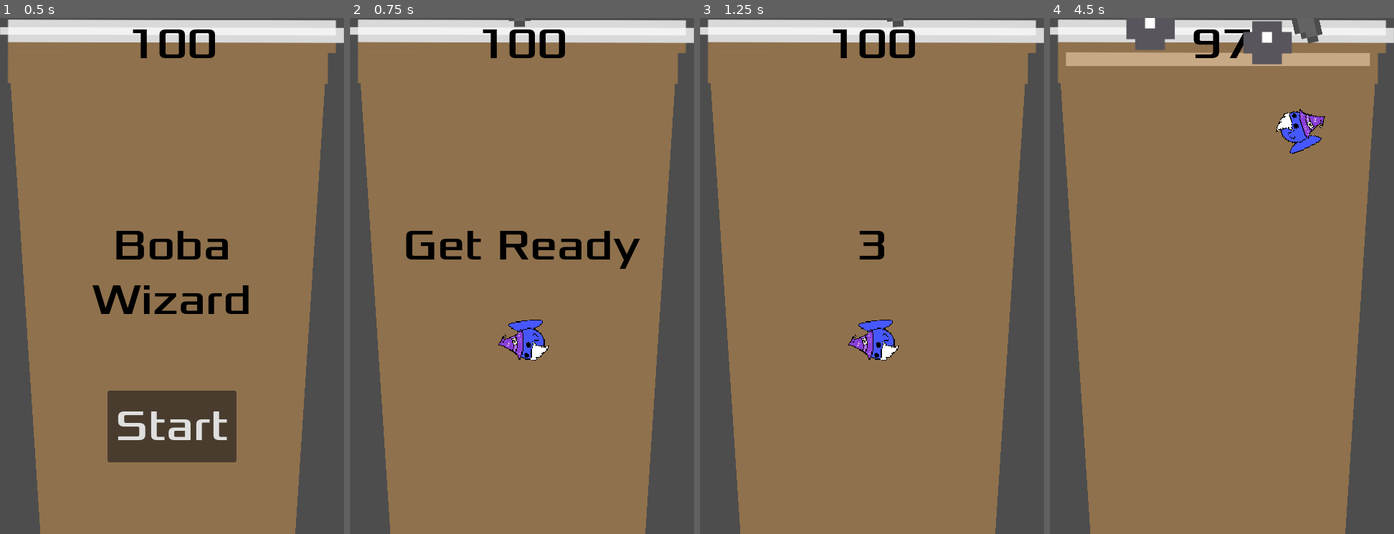
Above: before the commit, frames 1-4 (left to right).
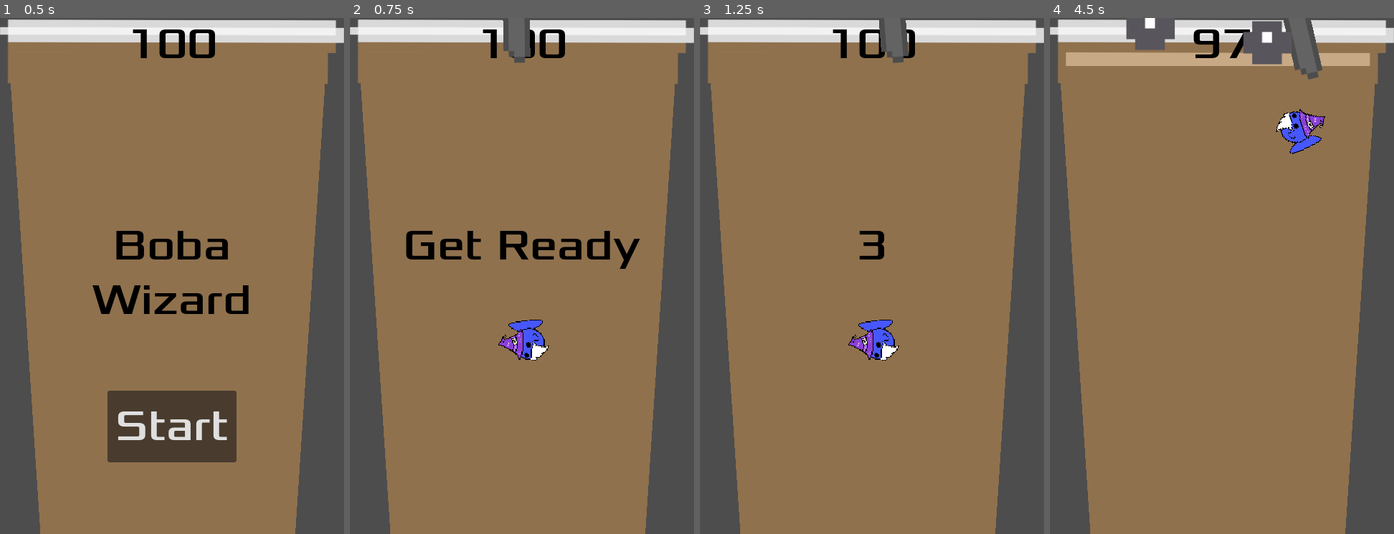
Above: after the commit, the same moments.

Repository: PaulThomasRowe/boba-tea-wizardry
Game: Godot game, scene res://main.tscn
Same seed, same stepped clock (60 frames per second), same inputs: the game is played once before the commit and once after it. This scene is started directly instead of the project's main scene. Sound files missing from this copy of the repository are replaced by a short silence.
Inputs (mouse positions are in pixels of both pictures, inside the frame that each line leads up to):
- Up to frame 1 (0.5 s): no input
- Up to frame 2 (0.75 s): click "Start" at 0.5 s
- Up to frame 3 (1.25 s): no input
- Up to frame 4 (4.5 s): tap Enter (start_game) at 1.25, 3.6 s; move the mouse to (1297, 250) at 1.27 s; hold D (move_right) 1.28-2.03 s; hold Enter (start_game) 1.28-2.03 s; click (1297, 250) at 1.42 s; move the mouse to (1153, 301) at 2.02 s; hold S (move_down) 2.03-2.78 s; tap F (test_immunity) at 2.1, 4.35 s; move the mouse to (1256, 162) at 2.77 s; hold D (move_right) 2.78-3.53 s; tap G (test_speed) at 2.85 s; move the mouse to (1204, 379) at 3.52 s; hold W (move_up) 3.53-4.28 s; click (1204, 379) at 3.67 s; move the mouse to (1325, 353) at 4.27 s; hold A (move_left) from 4.28 s (still down)

Frame 1 is identical in both runs. In frame 2, 0.5% of the frame differs, in the area x 44-53%, y 0-9%; in frame 3, 0.5%; in frame 4, 0.7%, in the area x 67-80%, y 0-12%.

Commit message:
Moved straw to a different layer

Diff:
--- a/main.gd
+++ b/main.gd
@@ -50,7 +50,7 @@
 
 	straw_scene = preload("res://straw.tscn")
 	var straw_instance = straw_scene.instantiate()
-	straw_instance.position = Vector2(225, -600)
+	straw_instance.position = Vector2(225, -550)
 	add_child(straw_instance)
 
 	$HUD.show_message("Get Ready")
--- a/player.tscn
+++ b/player.tscn
@@ -1,8 +1,8 @@
 [gd_scene load_steps=15 format=3 uid="uid://b4wpmqp05t6cu"]
 
 [ext_resource type="Script" path="res://player.gd" id="1"]
-[ext_resource type="Texture2D" uid="uid://bac0fah1mlarl" path="res://art/FishyWizard_move_1.png" id="2_oxw8l"]
-[ext_resource type="Texture2D" uid="uid://d4l47jgr5fofb" path="res://art/FishyWizard_move_2.png" id="3_2dqo8"]
+[ext_resource type="Texture2D" uid="uid://bac0fah1mlarl" path="res://art/FishyWizard_left_move_1.png" id="2_oxw8l"]
+[ext_resource type="Texture2D" uid="uid://d4l47jgr5fofb" path="res://art/FishyWizard_left_move_2.png" id="3_2dqo8"]
 [ext_resource type="Texture2D" uid="uid://ciumvho52mrr" path="res://art/FishyWizard_left_move_3.png" id="4_i23dn"]
 [ext_resource type="Texture2D" uid="uid://ba15v24abmcmk" path="res://art/Stars_2.png" id="5_lbigg"]
 [ext_resource type="Texture2D" uid="uid://c2hslc4hgtw0h" path="res://art/Stars_3.png" id="6_wlgvi"]
@@ -61,6 +61,8 @@
 
 [node name="Player" type="Area2D"]
 z_index = 10
+collision_layer = 3
+collision_mask = 3
 script = ExtResource("1")
 
 [node name="AnimatedSprite2D" type="AnimatedSprite2D" parent="."]
--- a/straw.tscn
+++ b/straw.tscn
@@ -19,7 +19,8 @@
 height = 66.0
 
 [node name="Straw" type="RigidBody2D" groups=["mobs"]]
-collision_mask = 0
+collision_layer = 2
+collision_mask = 2
 gravity_scale = 0.0
 script = ExtResource("1_an6mm")
 
Not shown: 1 places in falling_boba.tscn that only renumber resources
Not shown: 1 places in main.tscn that only renumber resources
Not shown: 1 places in straw.tscn that only renumber resources
